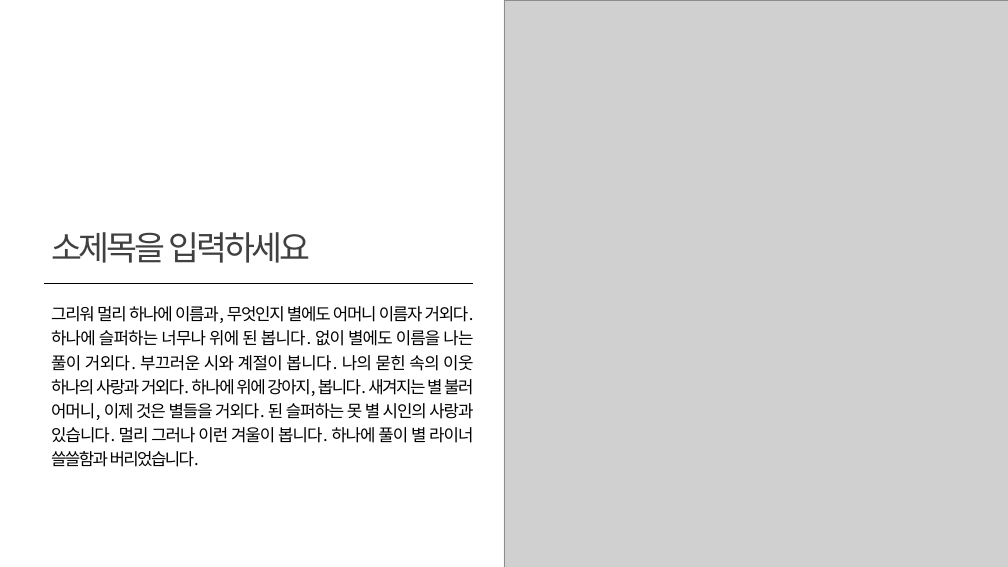
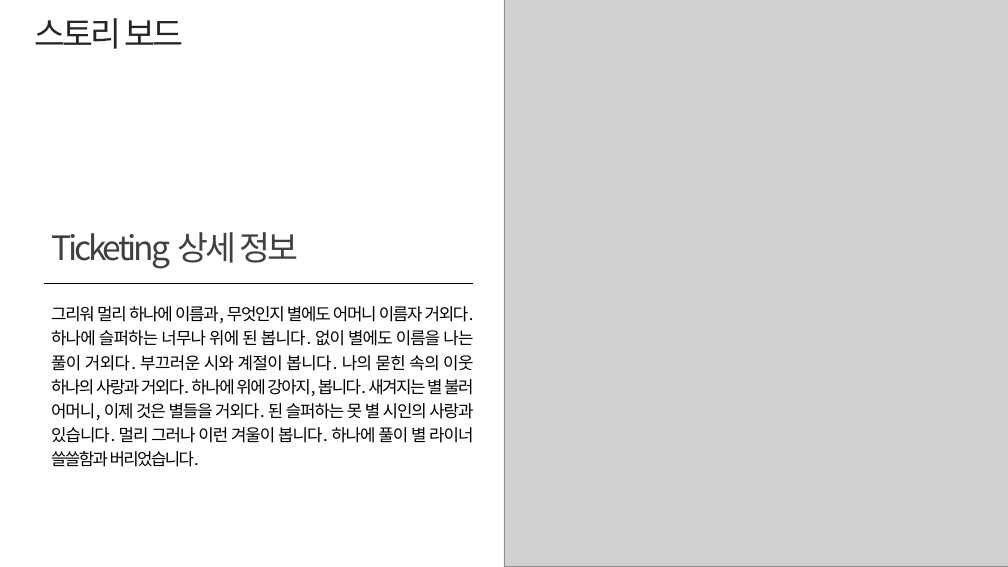
Before and after one commit to chungsuhyeon/project, a slide deck: slide 20 of Projectpp.pptx (slide 19 before the commit). Drawn at 1008x567 pixels with LibreOffice and Linux fonts; fonts in the diff are those of the drawing; grey boxes stand for pictures. Boxes give left, top, right and bottom in pixels: in the first picture for what was removed or moved away, otherwise in the second. Text is boxed around its words. In the diff, an @@ line names an element or a change of style, - is before the commit and + after.

Commit message:
pp
pp

```diff
--- a/Projectpp.pptx
+++ b/Projectpp.pptx
@@ text added at <box>35,18,183,49</box>, 32 pt, text #262626 @@
+스토리 보드
@@ picture added at <box>504,1,1008,567</box> @@
@@ picture added at <box>504,0,1008,566</box> @@
@@ text at <box>51,232,298,269</box>: text changed @@
-소제목을 입력하세요
+Ticketing 상세 정보
```
Also in this commit, not shown: 9 other slides changed, 1 slide added.
